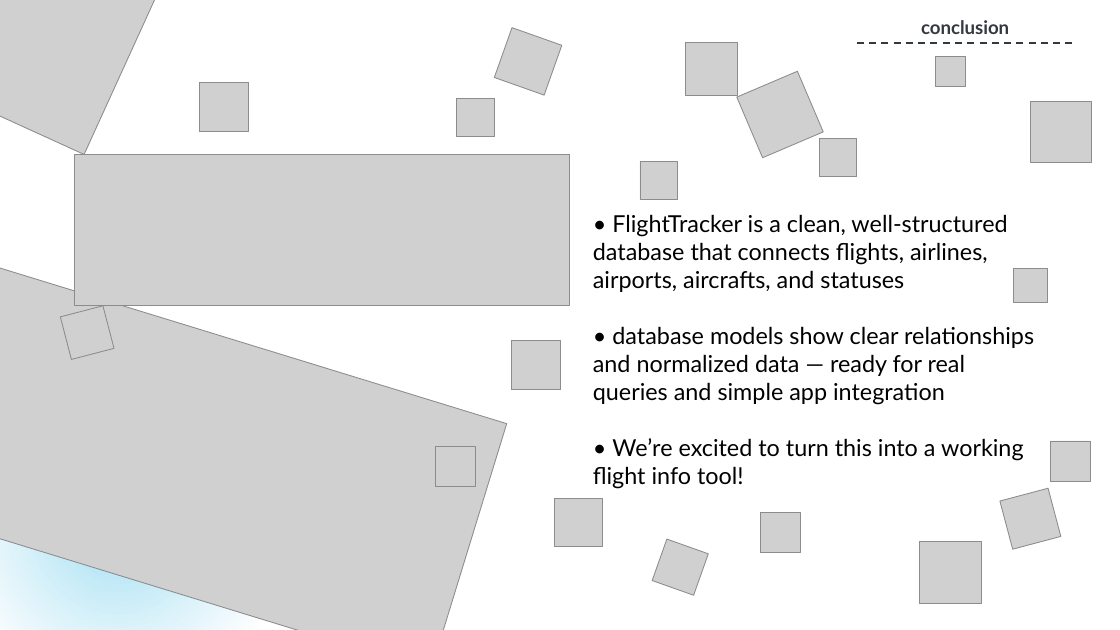
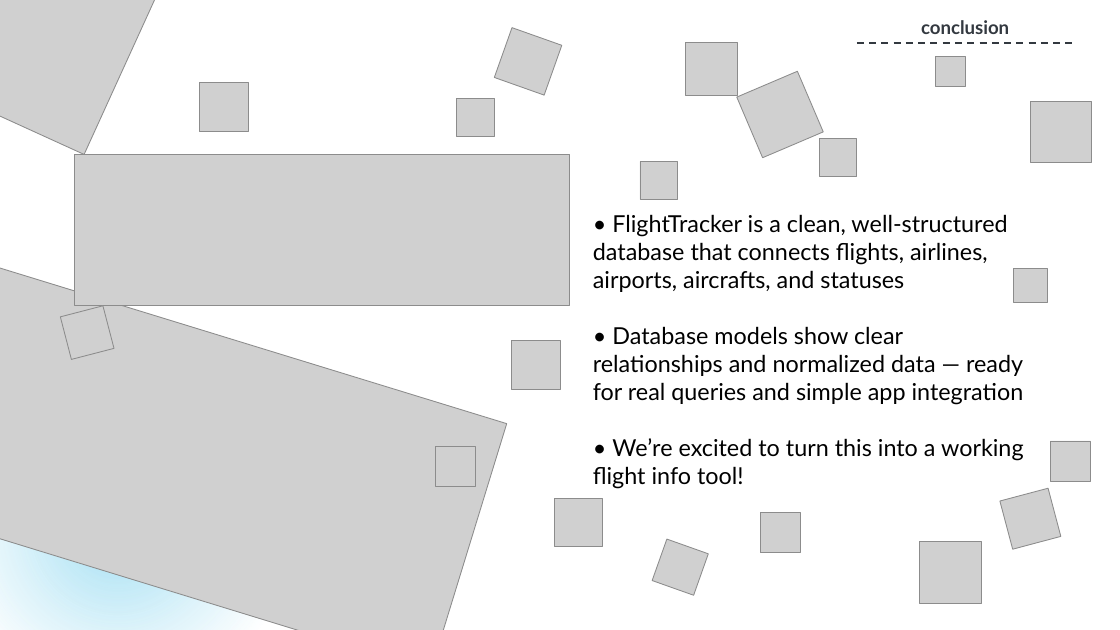
Before and after one commit to pop-arthur/DatabaseFights, a slide deck: slide 22 of FlightTracker.pptx (slide 6 before the commit). Drawn at 1120x630 pixels with LibreOffice and Linux fonts; fonts in the diff are those of the drawing; grey boxes stand for pictures. Boxes give left, top, right and bottom in pixels: in the first picture for what was removed or moved away, otherwise in the second. Text is boxed around its words. In the diff, an @@ line names an element or a change of style, - is before the commit and + after.

Commit message:
update presentation

```diff
--- a/FlightTracker.pptx
+++ b/FlightTracker.pptx
@@ text at <box>593,326,1024,405</box>: text changed @@
-• database models show clear relationships and normalized data — ready for real queries and simple app integration
+• Database models show clear relationships and normalized data — ready for real queries and simple app integration
```
Also in this commit, not shown: 1 other slide changed, 17 slides added, 1 slide removed, 1 other file.
